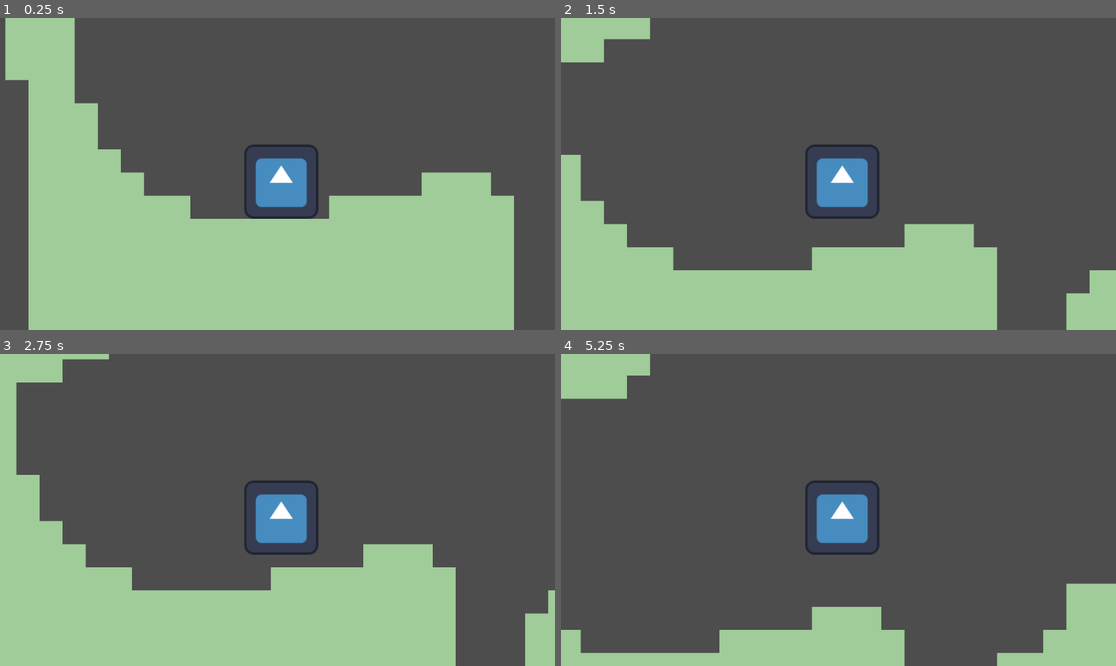
Above: before the commit, frames 1-4 (two rows, left to right).
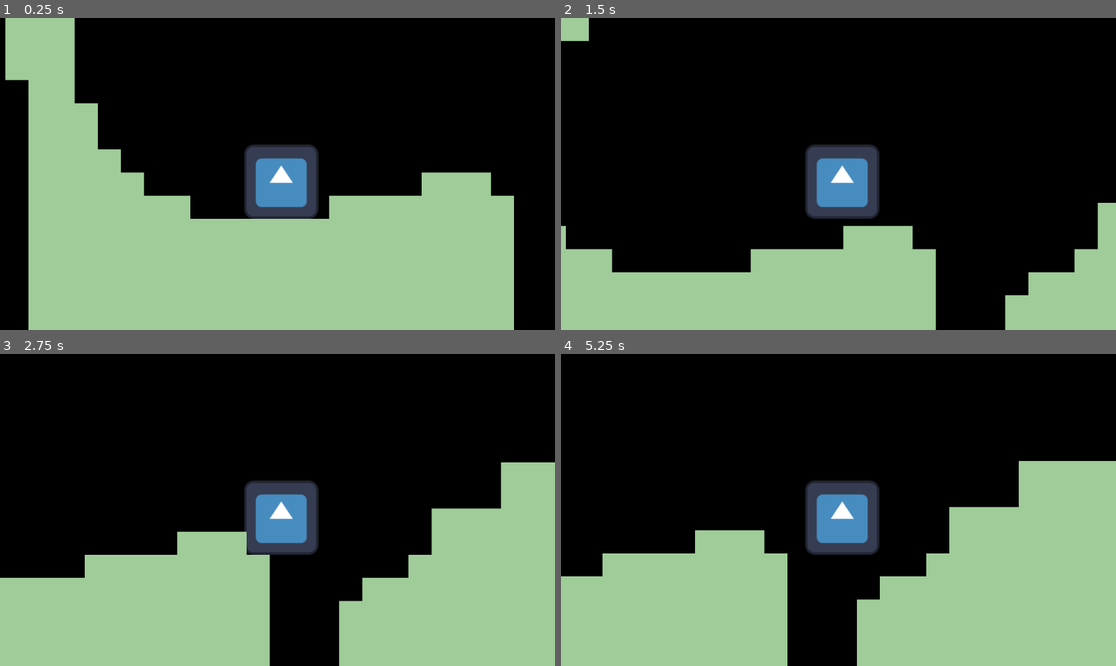
Above: after the commit, the same moments.

Repository: superyeetyash/daydream-project
Game: Godot game, scene res://main.tscn
Two runs of this game, one before a commit and one after it. Both use one fixed random seed, a clock stepped at 60 frames per second and the inputs below. The engine's default icon, where the game draws it, is replaced by a stand-in: a white triangle on a blue panel in a dark square.
Inputs:
- Up to frame 1 (0.25 s): no input
- Up to frame 2 (1.5 s): tap Enter at 0.5 s; hold Right (right) from 0.53 s (still down); tap Space (up) at 0.77 s
- Up to frame 3 (2.75 s): tap Space (up) at 1.52 s; release Right (right) at 2.03 s; hold Left (left) from 2.03 s (still down)
- Up to frame 4 (5.25 s): release Left (left) at 2.78 s; hold Right (right) 2.78-4.28 s; tap Space (up) at 3.02, 3.77, 4.52 s; hold Left (left) 4.28-5.03 s; hold Right (right) from 5.03 s (still down)

The runs differ from the first frame. In frame 1, 52% of the frame differs, in the area x 0-100%, y 0-100%; in frame 2, 80%; in frame 3, 77%; in frame 4, 90%.

Commit message:
changed background and phsyics

Diff:
--- a/main.tscn
+++ b/main.tscn
@@ -69,5 +69,5 @@
 [node name="TileMapLayer" type="TileMapLayer" parent="."]
 position = Vector2(78.99999, 18)
 scale = Vector2(10, 10)
-tile_map_data = PackedByteArray("AAAZAOQAAAAAAAEAAAAZAOUAAAA …(259520 unchanged characters)… AAAEAAAB8AAUAAAAAAAEAAAB8AAYAAAAAAAEAAAA=")
+tile_map_data = PackedByteArray("AAAZAOQAAAAAAAEAAAAZAOUAAAA …(259520 unchanged characters)… AAAEAAAB8AAUAAAAAAAEAAAB8AAYAAAAAAAEAAAAhABAAAAACAAAAAAA=")
 tile_set = SubResource("TileSet_5vw27")
--- a/player.gd
+++ b/player.gd
@@ -1,8 +1,8 @@
 extends CharacterBody2D
 
 
-const SPEED = 900.0
-const JUMP_VELOCITY = -900.0
+const SPEED = 1500.0
+const JUMP_VELOCITY = -1500.0
 
 
 func _physics_process(delta: float) -> void:
--- a/project.godot
+++ b/project.godot
@@ -39,8 +39,10 @@
 
 [physics]
 
-2d/default_gravity=1142.875
+3d/default_gravity=10.015999999999998
+2d/default_gravity=2815.518
 
 [rendering]
 
 renderer/rendering_method="mobile"
+environment/defaults/default_clear_color=Color(0, 0, 0, 1)
